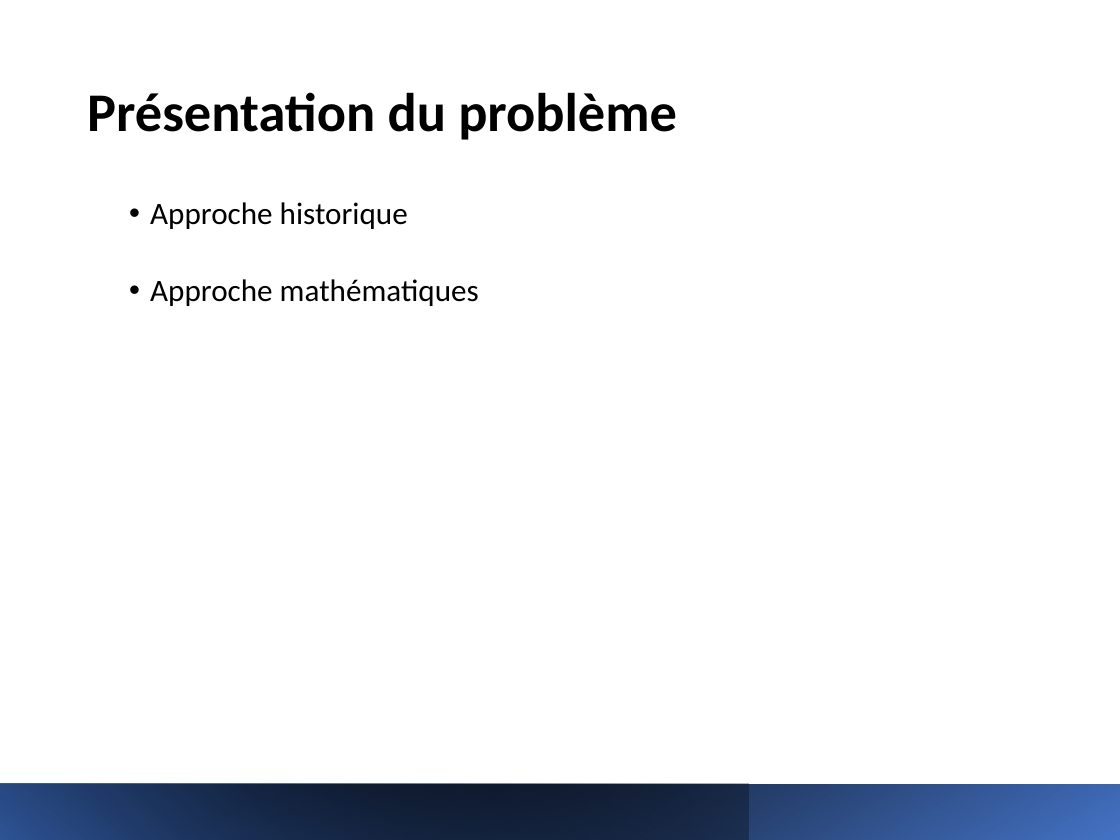
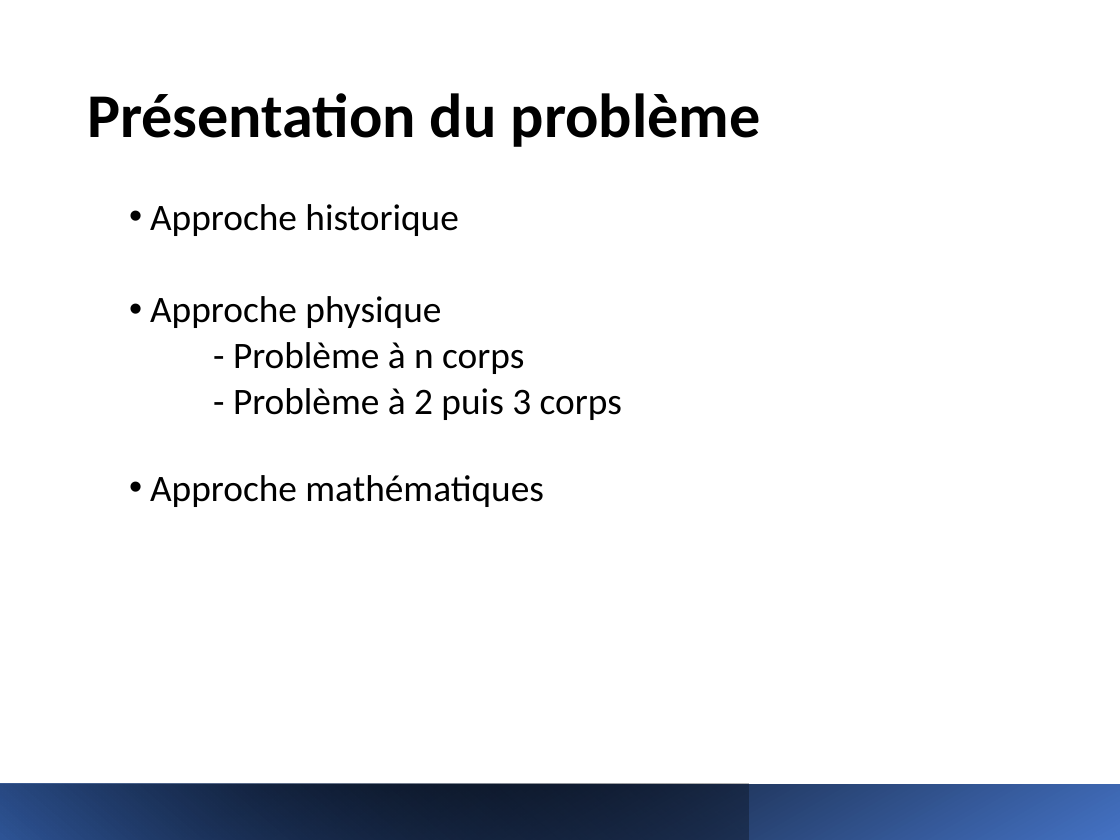
Before and after one commit to LauraElKaim/Project_Three_Body_Problem, a slide deck: slide 3 of beamer/Three_body_problem_powerpoint.pptx. Drawn at 1120x840 pixels with LibreOffice and Linux fonts; fonts in the diff are those of the drawing; background and template pictures are left out. Boxes give left, top, right and bottom in pixels: in the first picture for what was removed or moved away, otherwise in the second. Text is boxed around its words. In the diff, an @@ line names an element or a change of style, - is before the commit and + after.

```diff
--- a/beamer/Three_body_problem_powerpoint.pptx
+++ b/beamer/Three_body_problem_powerpoint.pptx
@@ title "Présentation du problème" at (87, 93, 761, 147): size 35 to 40 pt @@
@@ text at (150, 204, 544, 507): size 20 to 24 pt in "Approche historique", "Approche mathématiques" @@
@@ text at (150, 296, 622, 420): paragraphs added @@
+  • Approche physique
+  - Problème à n corps
+  - Problème à 2 puis 3 corps
```
Also in this commit, not shown: 11 other slides changed, 2 slides added, 5 other files.
